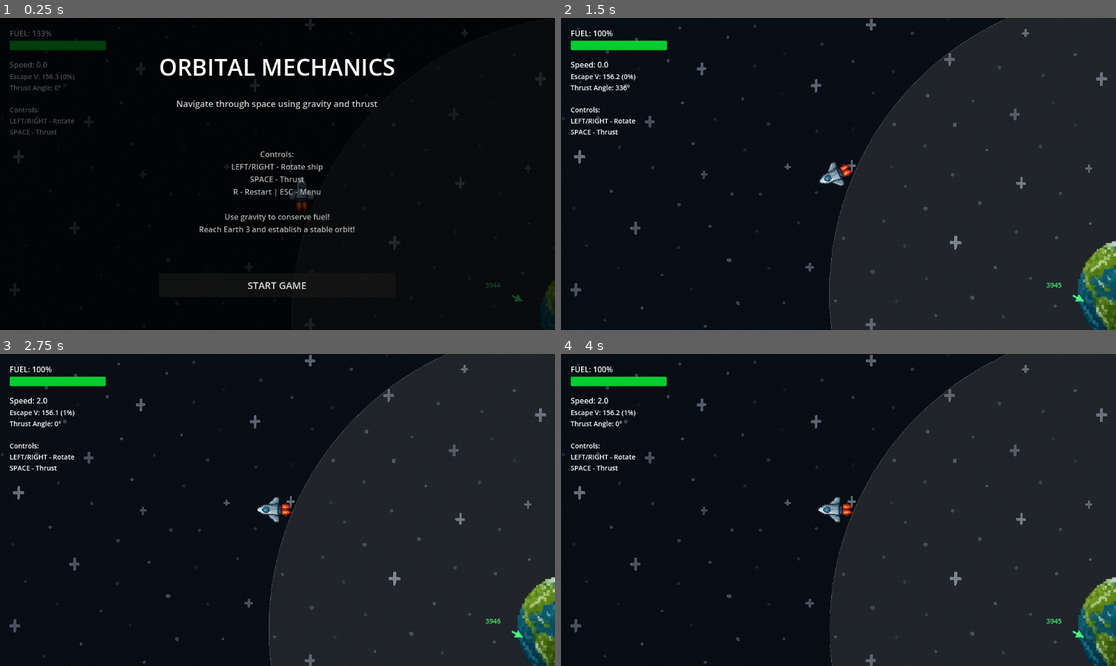
Above: before the commit, frames 1-4 (two rows, left to right).
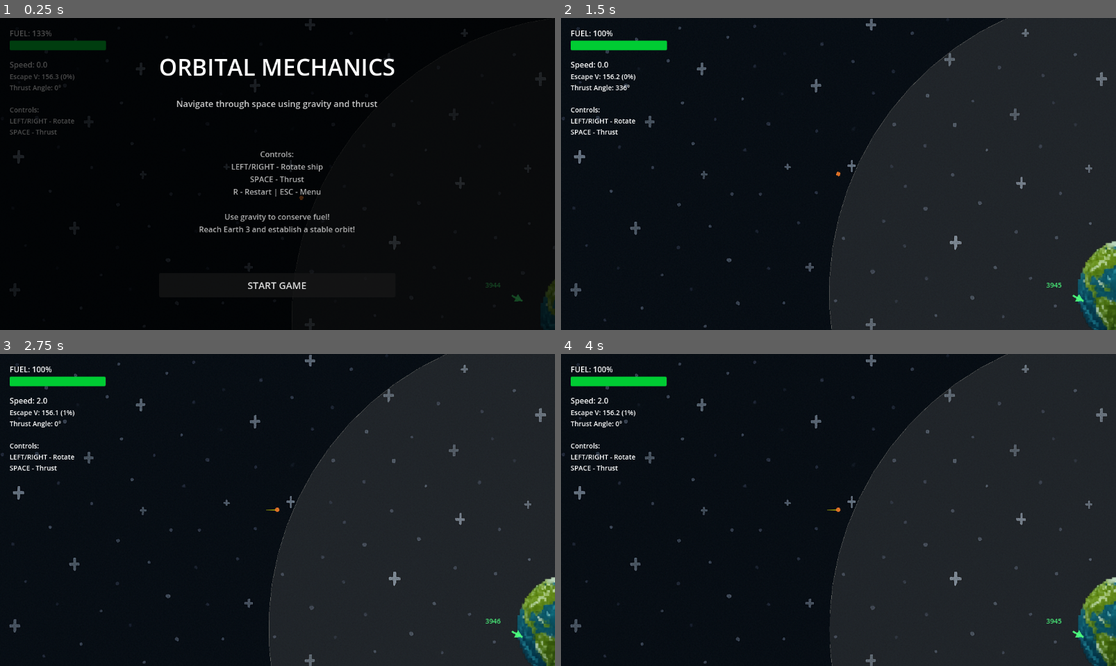
Above: after the commit, the same moments.

Repository: magedeungaro/Orbit
Game: Godot game, scene res://main.tscn
Two runs of this game, one before a commit and one after it. Both use one fixed random seed, a clock stepped at 60 frames per second and the inputs below.
Inputs:
- Up to frame 1 (0.25 s): no input
- Up to frame 2 (1.5 s): click "START GAME" at 0.5 s; tap Enter at 1.25 s; hold Right (ui_right) from 1.28 s (still down); tap R at 1.35 s
- Up to frame 3 (2.75 s): tap Space (ui_select) at 1.52, 2.27 s; release Right (ui_right) at 2.03 s; hold Down (ui_down) from 2.03 s (still down); tap R at 2.1 s
- Up to frame 4 (4 s): tap Space (ui_select) at 2.75, 3.77 s; release Down (ui_down) at 2.78 s; hold Right (ui_right) 2.78-3.53 s; tap R at 2.85, 3.6 s; hold Up (ui_up) from 3.53 s (still down)

The runs differ from the first frame. In frame 1, 0.2% of the frame differs, in the area x 52-57%, y 51-63%; in frame 2, 0.3%; in frame 3, 0.3%, in the area x 46-53%, y 45-55%; in frame 4, 0.3%.

Commit message:
exploding animation frames

Diff:
--- a/main.tscn
+++ b/main.tscn
@@ -10,10 +10,39 @@
 [ext_resource type="Texture2D" uid="uid://bxvf2ptnyrcfq" path="res://Assets/Sprites/Ship.PNG" id="7_wyn4c"]
 [ext_resource type="Script" uid="uid://dqxqcwujmj732" path="res://scripts/hud.gd" id="8_hud"]
 [ext_resource type="Texture2D" uid="uid://6axi75lpwytw" path="res://Assets/Sprites/Background.png" id="9_bg"]
+[ext_resource type="Texture2D" uid="uid://djr7bg0t0hmgn" path="res://Assets/Sprites/explosion.png" id="9_dg77c"]
 [ext_resource type="Script" uid="uid://cm32hpkcttddn" path="res://scripts/game_manager.gd" id="10_game_mgr"]
 
 [sub_resource type="RectangleShape2D" id="RectangleShape2D_kc8bv"]
 size = Vector2(20, 61)
+
+[sub_resource type="AtlasTexture" id="AtlasTexture_ycdy4"]
+atlas = ExtResource("9_dg77c")
+region = Rect2(0, 0, 32, 32)
+
+[sub_resource type="AtlasTexture" id="AtlasTexture_w48qg"]
+atlas = ExtResource("9_dg77c")
+region = Rect2(32, 0, 32, 32)
+
+[sub_resource type="AtlasTexture" id="AtlasTexture_vivmo"]
+atlas = ExtResource("9_dg77c")
+region = Rect2(64, 0, 32, 32)
+
+[sub_resource type="AtlasTexture" id="AtlasTexture_2cqfq"]
+atlas = ExtResource("9_dg77c")
+region = Rect2(96, 0, 32, 32)
+
+[sub_resource type="AtlasTexture" id="AtlasTexture_yaehf"]
+atlas = ExtResource("9_dg77c")
+region = Rect2(128, 0, 32, 32)
+
+[sub_resource type="AtlasTexture" id="AtlasTexture_074og"]
+atlas = ExtResource("9_dg77c")
+region = Rect2(160, 0, 32, 32)
+
+[sub_resource type="AtlasTexture" id="AtlasTexture_cegan"]
+atlas = ExtResource("9_dg77c")
+region = Rect2(192, 0, 32, 32)
 
 [sub_resource type="SpriteFrames" id="SpriteFrames_efxa6"]
 animations = [{
@@ -23,6 +52,32 @@
 }],
 "loop": true,
 "name": &"default",
+"speed": 5.0
+}, {
+"frames": [{
+"duration": 1.0,
+"texture": SubResource("AtlasTexture_ycdy4")
+}, {
+"duration": 1.0,
+"texture": SubResource("AtlasTexture_w48qg")
+}, {
+"duration": 1.0,
+"texture": SubResource("AtlasTexture_vivmo")
+}, {
+"duration": 1.0,
+"texture": SubResource("AtlasTexture_2cqfq")
+}, {
+"duration": 1.0,
+"texture": SubResource("AtlasTexture_yaehf")
+}, {
+"duration": 1.0,
+"texture": SubResource("AtlasTexture_074og")
+}, {
+"duration": 1.0,
+"texture": SubResource("AtlasTexture_cegan")
+}],
+"loop": true,
+"name": &"exploding",
 "speed": 5.0
 }]
 
@@ -74,9 +129,12 @@
 shape = SubResource("RectangleShape2D_kc8bv")
 
 [node name="AnimatedSprite2D" type="AnimatedSprite2D" parent="OrbitingBody"]
-position = Vector2(73.999985, 69.99999)
-scale = Vector2(0.13528651, 0.12974446)
+texture_filter = 1
+position = Vector2(1595.0001, 1844)
+scale = Vector2(2.9314983, 2.8114085)
 sprite_frames = SubResource("SpriteFrames_efxa6")
+animation = &"exploding"
+frame_progress = 0.10969748
 offset = Vector2(-544, -656)
 
 [node name="HUD" type="CanvasLayer" parent="."]
Not shown: 1 places in main.tscn that only renumber resources
